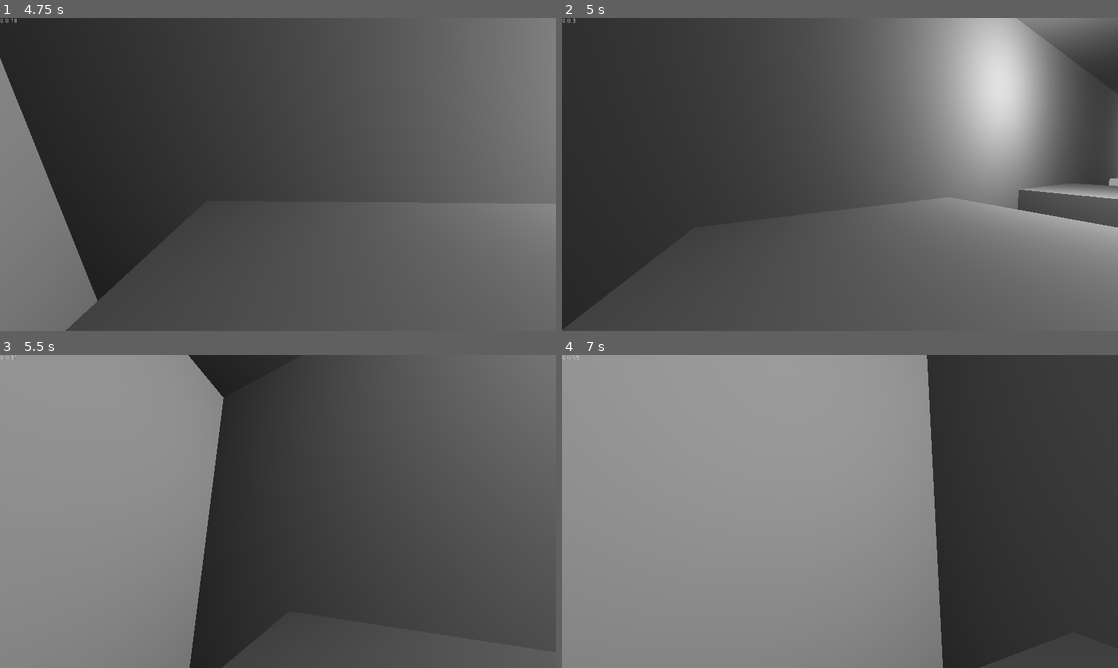
Above: before the commit, frames 1-4 (two rows, left to right).
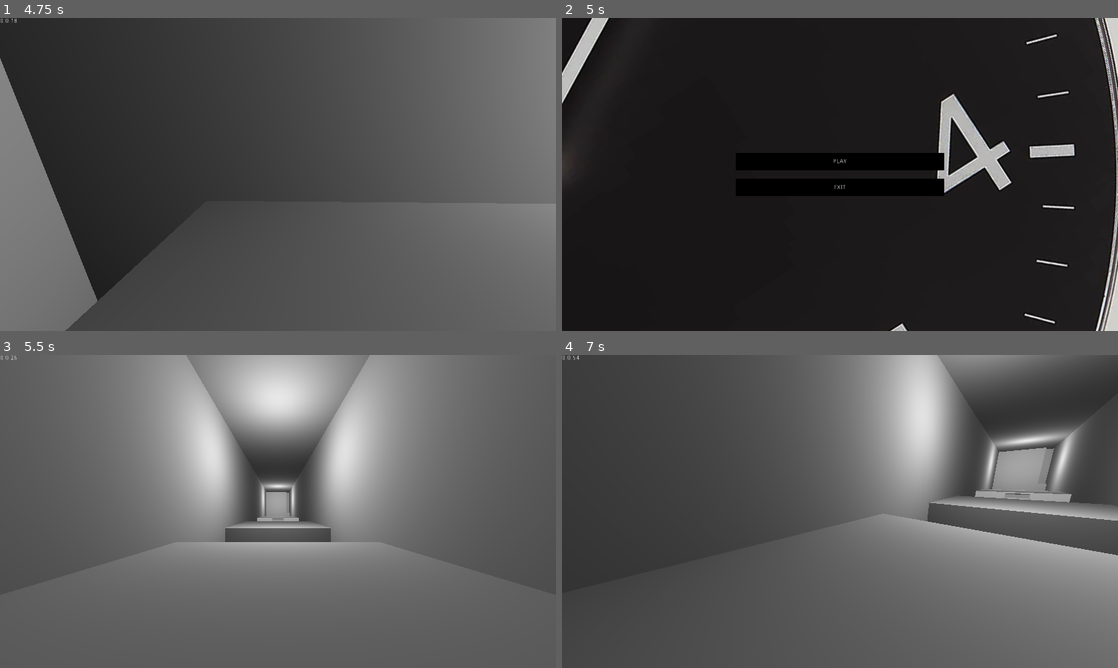
Above: after the commit, the same moments.

Repository: 4k437/dpg
Game: Godot game, scene res://Menu.tscn
Two runs of this game, one before a commit and one after it. Both use one fixed random seed, a clock stepped at 60 frames per second and the inputs below.
Inputs (mouse positions are in pixels of both pictures, inside the frame that each line leads up to):
- Up to frame 1 (4.75 s): click "PLAY" at 0.5 s; tap Enter at 1.25 s; move the mouse to (305, 174) at 1.27 s; hold Right mouse button (rewind) 1.28-2.03 s; hold W (move_up) from 1.28 s (still down); tap Space (move_jump) at 1.52, 2.27, 3.77, 4.52 s; tap R (restart) at 2 s; move the mouse to (250, 174) at 2.02 s; right-click (250, 174) at 2.1 s; move the mouse to (289, 168) at 2.77 s; hold Right mouse button (rewind) 2.78-3.53 s; move the mouse to (272, 180) at 3.52 s; right-click (272, 180) at 3.6 s; move the mouse to (316, 177) at 4.27 s; hold Right mouse button (rewind) from 4.28 s (still down)
- Up to frame 2 (5 s): keep holding W (move_up); keep holding Right mouse button (rewind); tap Escape (escape, bound only after the commit) at 4.9 s
- Up to frame 3 (5.5 s): release W (move_up) at 5 s; release Right mouse button (rewind) at 5 s; click (278, 498) at 5 s, where only the run after the commit has a clickable "PLAY"
- Up to frame 4 (7 s): move the mouse to (795, 508) at 5.77 s; hold W (move_up) from 5.78 s (still down); right-click (795, 508) at 5.85 s; tap Space (move_jump) at 6.02 s; move the mouse to (845, 511) at 6.52 s; hold Right mouse button (rewind) from 6.53 s (still down)

Frame 1 is identical in both runs. In frame 2, 89% of the frame differs, in the area x 0-100%, y 0-100%; in frame 3, 67%; in frame 4, 86%.

Commit message:
escape to menu

Diff:
--- a/project.godot
+++ b/project.godot
@@ -118,6 +118,11 @@
 "events": [ Object(InputEventKey,"resource_local_to_scene":false,"resource_name":"","device":0,"alt":false,"shift":false,"control":false,"meta":false,"command":false,"pressed":false,"scancode":82,"unicode":0,"echo":false,"script":null)
  ]
 }
+escape={
+"deadzone": 0.5,
+"events": [ Object(InputEventKey,"resource_local_to_scene":false,"resource_name":"","device":0,"alt":false,"shift":false,"control":false,"meta":false,"command":false,"pressed":false,"scancode":16777217,"unicode":0,"echo":false,"script":null)
+ ]
+}
 
 [layer_names]
 
--- a/timekeeper.gd
+++ b/timekeeper.gd
@@ -13,6 +13,9 @@
 		is_recording = true
 	if (Input.is_action_just_pressed("restart")):
 		full_rewind()
+	if (Input.is_action_just_pressed("escape")):
+		Input.set_mouse_mode(Input.MOUSE_MODE_VISIBLE)
+		get_tree().change_scene("res://Menu.tscn")
 
 func _physics_process(_delta: float) -> void:
 	if (is_recording):
